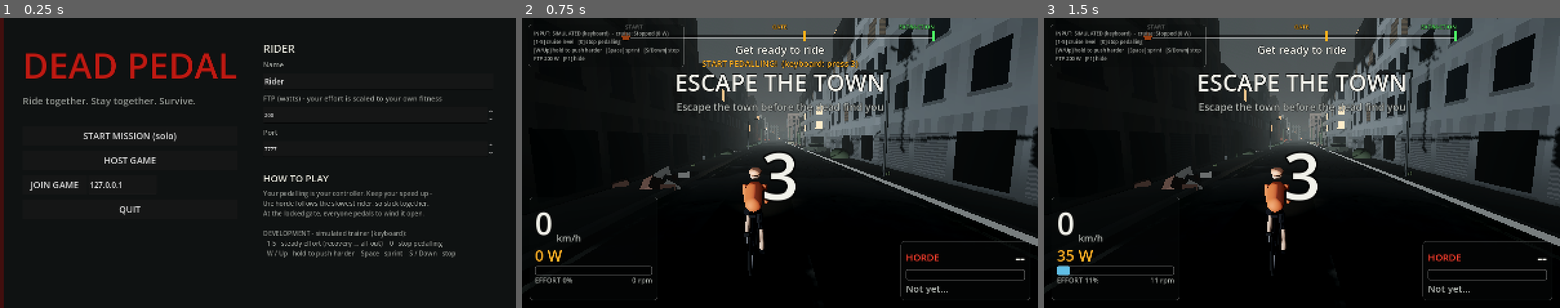
Above: before the commit, frames 1-3 (left to right).
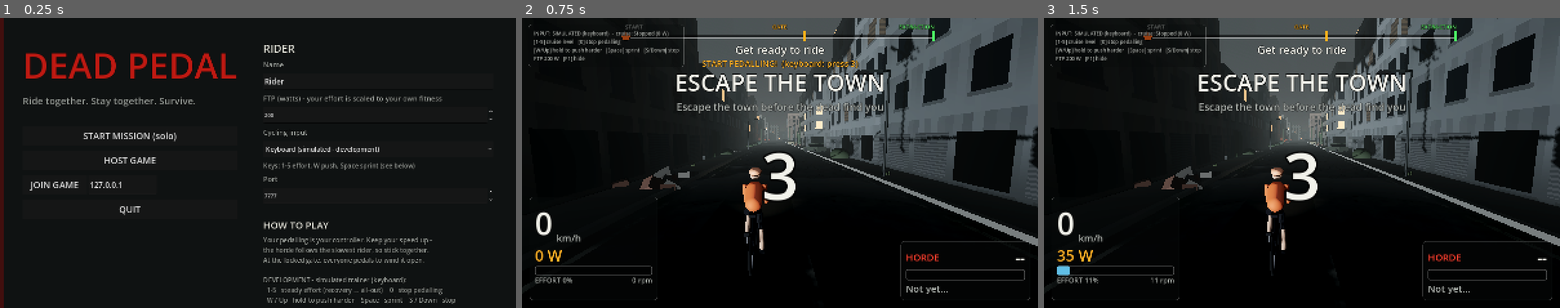
Above: after the commit, the same moments.

Repository: Arjan-N/deadpedal
Game: Godot game, scene res://scenes/ui/main_menu.tscn
Two runs of this game, one before a commit and one after it. Both use one fixed random seed, a clock stepped at 60 frames per second and the inputs below.
Inputs:
- Up to frame 1 (0.25 s): no input
- Up to frame 2 (0.75 s): click "START MISSION (solo)" at 0.5 s
- Up to frame 3 (1.5 s): tap Enter at 1.25 s; hold Up from 1.28 s (still down); tap 0 (sim_cruise_0) at 1.35 s

The runs differ from the first frame. In frame 1, 4.4% of the frame differs, in the area x 51-96%, y 38-99%; in frame 2, nothing differs; in frame 3, nothing differs.

Commit message:
Add smart-trainer support via a Bluetooth trainer bridge
- tools/trainer_bridge: Python (bleak) bridge that reads FTMS Indoor Bike
  Data or Cycling Power from a Bluetooth trainer (e.g. Zwift Hub One) and
  forwards power/cadence to the game over local UDP; --simulate test mode
  is flagged as simulated; start_bridge.bat sets it up on Windows
- TrainerBridgeInput CyclingInputSource, input selector with live status on
  the title screen (saved), in-game 'signal lost' warning, --input=trainer
- Parser unit tests and a bridge -> game end-to-end test in run_all_tests.sh

Co-Authored-By: Claude Opus 5.5 <noreply@anthropic.com>
Claude-Session: https://claude.ai/code/session_015sXx1hb8YNv8J1gFesS756

Diff:
--- a/scripts/autoload/cycling_input_manager.gd
+++ b/scripts/autoload/cycling_input_manager.gd
@@ -13,7 +13,11 @@
 ## in-game speed for the same *relative* effort.
 @export var full_effort_ftp_ratio: float = 1.6
 
+enum InputMode { KEYBOARD, TRAINER }
+
 var rider_name: String = "Rider"
+## Which input to use; saved with the rider settings.
+var input_mode: InputMode = InputMode.KEYBOARD
 var rider_ftp_watts: float = 200.0:
 	set(value):
 		rider_ftp_watts = clampf(value, 50.0, 600.0)
@@ -24,13 +28,26 @@
 
 func _ready() -> void:
 	_load_settings()
-	set_source(SimulatedCyclingInput.new())
+	set_input_mode(input_mode)
+
+
+## Switches between the keyboard simulation and a real smart trainer
+## (via the trainer bridge, see tools/trainer_bridge).
+func set_input_mode(mode: InputMode) -> void:
+	input_mode = mode
+	if mode == InputMode.TRAINER:
+		set_source(TrainerBridgeInput.new())
+	else:
+		set_source(SimulatedCyclingInput.new())
 
 
 ## Replaces the active input source (e.g. simulated -> smart trainer).
 func set_source(new_source: CyclingInputSource) -> void:
 	if source:
-		source.queue_free()
+		# Free immediately (not queue_free) so a trainer source releases its
+		# network port before a new one tries to open it.
+		remove_child(source)
+		source.free()
 	source = new_source
 	source.name = "ActiveSource"
 	add_child(source)
@@ -75,6 +92,7 @@
 	var cfg := ConfigFile.new()
 	cfg.set_value("rider", "name", rider_name)
 	cfg.set_value("rider", "ftp_watts", rider_ftp_watts)
+	cfg.set_value("rider", "input_mode", input_mode)
 	cfg.save(SETTINGS_PATH)
 
 
@@ -83,6 +101,7 @@
 	if cfg.load(SETTINGS_PATH) == OK:
 		rider_name = str(cfg.get_value("rider", "name", rider_name))
 		rider_ftp_watts = float(cfg.get_value("rider", "ftp_watts", rider_ftp_watts))
+		input_mode = int(cfg.get_value("rider", "input_mode", input_mode)) as InputMode
 
 
 func _apply_ftp() -> void:
--- a/scripts/autoload/dev_tools.gd
+++ b/scripts/autoload/dev_tools.gd
@@ -13,6 +13,7 @@
 ##   --join=IP              join a game at IP
 ##   --port=N               network port (default 7777)
 ##   --name=NAME            rider name      --ftp=W   rider FTP
+##   --input=trainer        use the smart-trainer bridge input (keyboard = default)
 ##   --autopilot=W          replace keyboard input with a constant W watts
 ##   --autopilot-profile=T:W,T:W,...   watts changing at times T (seconds)
 ##   --autopilot-react=W    with --autopilot: ride at W watts while the horde
@@ -53,6 +54,8 @@
 		CyclingInputManager.rider_name = options["name"]
 	if options.has("ftp"):
 		CyclingInputManager.rider_ftp_watts = float(options["ftp"])
+	if options.get("input", "") == "trainer":
+		CyclingInputManager.set_input_mode(CyclingInputManager.InputMode.TRAINER)
 	if options.has("autopilot") or options.has("autopilot-profile"):
 		var src := ScriptedCyclingInput.new()
 		src.constant_watts = float(options.get("autopilot", "200"))
--- /dev/null
+++ b/scripts/input/trainer_bridge_input.gd
@@ -0,0 +1,73 @@
+class_name TrainerBridgeInput
+extends CyclingInputSource
+## Real smart-trainer input (e.g. Zwift Hub One), received from the DEAD PEDAL
+## trainer bridge (tools/trainer_bridge). The bridge talks Bluetooth to the
+## trainer and sends small JSON packets to this computer over UDP:
+##   {"power": 212.0, "cadence": 88.0, "device": "Zwift Hub", "simulated": false}
+## Godot has no built-in Bluetooth, which is why the bridge exists.
+
+const PORT := 47800
+## Data older than this counts as "no signal".
+const TIMEOUT_SECONDS := 2.0
+
+var _udp := PacketPeerUDP.new()
+var _power: float = 0.0
+var _cadence: float = -1.0
+var _device: String = ""
+var _simulated: bool = false
+var _last_packet_time: float = -INF
+var _bound := false
+
+
+func _ready() -> void:
+	# Only accept packets from this computer.
+	_bound = _udp.bind(PORT, "127.0.0.1") == OK
+	if not _bound:
+		push_warning("TrainerBridgeInput: could not listen on UDP port %d (is the game running twice?)" % PORT)
+
+
+func _exit_tree() -> void:
+	_udp.close()
+
+
+func _process(_delta: float) -> void:
+	while _udp.get_available_packet_count() > 0:
+		var data: Variant = JSON.parse_string(_udp.get_packet().get_string_from_utf8())
+		if data is Dictionary:
+			_power = maxf(float(data.get("power", 0.0)), 0.0)
+			_cadence = float(data.get("cadence", -1.0))
+			_device = str(data.get("device", "trainer"))
+			_simulated = bool(data.get("simulated", false))
+			_last_packet_time = Time.get_ticks_msec() / 1000.0
+
+
+func get_power_watts() -> float:
+	return _power if is_input_valid() else 0.0
+
+
+func get_cadence_rpm() -> float:
+	return _cadence if is_input_valid() else -1.0
+
+
+func is_input_valid() -> bool:
+	return Time.get_ticks_msec() / 1000.0 - _last_packet_time < TIMEOUT_SECONDS
+
+
+func get_source_type() -> SourceType:
+	# The bridge's --simulate test mode is reported honestly as simulated.
+	return SourceType.SIMULATED if _simulated else SourceType.SMART_TRAINER
+
+
+func get_source_name() -> String:
+	if not _bound:
+		return "SMART TRAINER - port %d busy" % PORT
+	if not is_input_valid():
+		return "SMART TRAINER - no signal (is the bridge running?)"
+	if _simulated:
+		return "SIMULATED (bridge test mode)"
+	return "SMART TRAINER (%s)" % _device
+
+
+## Is the bridge listening port open? (false if another copy of the game has it)
+func is_listening() -> bool:
+	return _bound
--- a/scripts/ui/hud_controller.gd
+++ b/scripts/ui/hud_controller.gd
@@ -339,8 +339,13 @@
 	_next_objective.text = "%s  %d m" % [next[0], roundi(next[1])] if mission.is_riding_stage() else ""
 	var waiting_to_ride := mission.stage in [MissionManager.Stage.COUNTDOWN, MissionManager.Stage.DEPARTURE, MissionManager.Stage.PURSUIT]
 	if waiting_to_ride and me.power_watts < 1.0:
-		var hint := "  (keyboard: press 3)" if CyclingInputManager.get_source_type() == CyclingInputSource.SourceType.SIMULATED else ""
+		var hint := "  (keyboard: press 3)" if CyclingInputManager.source is SimulatedCyclingInput else ""
 		_next_objective.text = "START PEDALLING!" + hint
+	if not CyclingInputManager.is_input_valid() and mission.stage != MissionManager.Stage.SUCCESS and mission.stage != MissionManager.Stage.FAILED:
+		_next_objective.text = "TRAINER SIGNAL LOST - check the trainer bridge window"
+		_next_objective.label_settings.font_color = COL_DANGER if int(_time * 3.0) % 2 == 0 else COL_WARN
+	else:
+		_next_objective.label_settings.font_color = COL_WARN
 	_route_bar.total = mission.extraction_distance
 	_route_bar.gate_at = mission.gate_distance
 	_route_bar.gate_open = mission.gate.is_open
--- a/scripts/ui/main_menu.gd
+++ b/scripts/ui/main_menu.gd
@@ -9,6 +9,8 @@
 var _ftp_spin: SpinBox
 var _ip_edit: LineEdit
 var _port_spin: SpinBox
+var _input_option: OptionButton
+var _input_status: Label
 var _main_box: VBoxContainer
 var _lobby_box: VBoxContainer
 var _lobby_status: Label
@@ -129,6 +131,16 @@
 	_ftp_spin.value = CyclingInputManager.rider_ftp_watts
 	_ftp_spin.custom_minimum_size = Vector2(200, 50)
 	right.add_child(_ftp_spin)
+	_label(right, "Cycling input", 22, COL_DIM)
+	_input_option = OptionButton.new()
+	_input_option.add_item("Keyboard (simulated - development)", CyclingInputManager.InputMode.KEYBOARD)
+	_input_option.add_item("Smart trainer (Bluetooth via trainer bridge)", CyclingInputManager.InputMode.TRAINER)
+	_input_option.select(_input_option.get_item_index(CyclingInputManager.input_mode))
+	_input_option.custom_minimum_size = Vector2(360, 50)
+	_input_option.add_theme_font_size_override("font_size", 20)
+	_input_option.item_selected.connect(_on_input_selected)
+	right.add_child(_input_option)
+	_input_status = _label(right, "", 20, COL_DIM)
 	_label(right, "Port", 22, COL_DIM)
 	_port_spin = SpinBox.new()
 	_port_spin.min_value = 1024
@@ -148,6 +160,27 @@
 		"  1-5   steady effort (recovery ... all-out)    0   stop pedalling\n" +
 		"  W / Up   hold to push harder    Space   sprint    S / Down   stop", 20, COL_DIM)
 	help.autowrap_mode = TextServer.AUTOWRAP_OFF
+
+
+func _process(_delta: float) -> void:
+	# Live input status, so you can check the trainer works before riding.
+	var src := CyclingInputManager.source
+	if src is TrainerBridgeInput:
+		if CyclingInputManager.is_input_valid():
+			_input_status.text = "%s:  %d W   %d rpm" % [CyclingInputManager.get_source_name(),
+				roundi(CyclingInputManager.get_power_watts()), maxi(roundi(CyclingInputManager.get_cadence_rpm()), 0)]
+			_input_status.label_settings.font_color = Color(0.45, 1.0, 0.5)
+		else:
+			_input_status.text = "No trainer data. Run tools/trainer_bridge/start_bridge.bat\nand pedal to wake the trainer."
+			_input_status.label_settings.font_color = Color(1.0, 0.6, 0.3)
+	else:
+		_input_status.text = "Keys: 1-5 effort, W push, Space sprint (see below)"
+		_input_status.label_settings.font_color = COL_DIM
+
+
+func _on_input_selected(index: int) -> void:
+	CyclingInputManager.set_input_mode(_input_option.get_item_id(index) as CyclingInputManager.InputMode)
+	CyclingInputManager.save_settings()
 
 
 func _save_profile() -> void:
--- a/tests/unit_tests.gd
+++ b/tests/unit_tests.gd
@@ -109,7 +109,9 @@
 	check(is_equal_approx(effort_weak, effort_strong), "same %%FTP gives same effort for different riders (%.2f)" % effort_weak)
 	check(CyclingInputManager.get_source_type() == CyclingInputSource.SourceType.SCRIPTED, "source can be swapped")
 	# Restore.
-	CyclingInputManager.source.queue_free()
+	var swapped := CyclingInputManager.source
+	CyclingInputManager.remove_child(swapped)
+	swapped.free()
 	CyclingInputManager.source = original_source
 	CyclingInputManager.rider_ftp_watts = original_ftp
 
Not shown, added: scripts/input/trainer_bridge_input.gd.uid
Not shown, added: tools/trainer_bridge/requirements.txt
Not shown, changed: README.md
Not shown, changed: tests/run_all_tests.sh
Not shown, added: tools/trainer_bridge/start_bridge.bat
Not shown, added: tools/trainer_bridge/test_trainer_bridge.py
Not shown, added: tools/trainer_bridge/trainer_bridge.py
